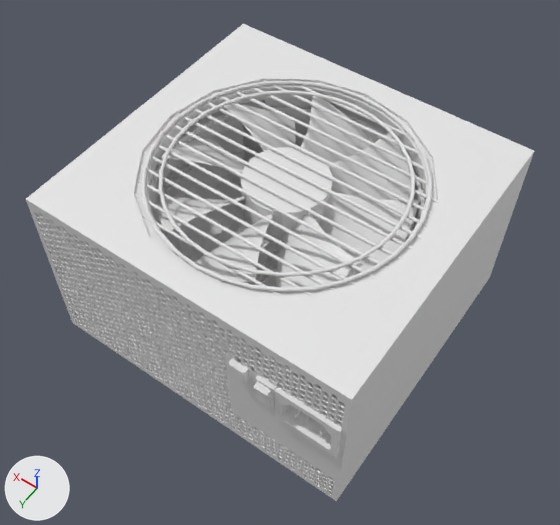
The FBX model Assets/3D Objects/PC/PC_PSU.fbx, before and after one commit.
The view is the same before and after, from a 50 mm camera at (-11.421, 15.648, 2.608) aimed at (-10.966, 15.011, 1.608). The lights are fixed; the arrows at lower left show +X, +Y and +Z. The first picture is the older version. Where no turn or scale is listed for an object, it has been applied to the vertices. Vertices at exactly the same position are counted once.

The first picture shows 'PSU_BaseCase'.
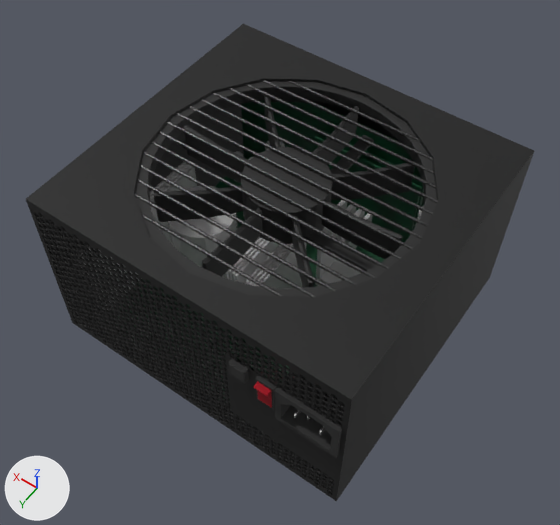
The newer file is also turned or shifted as a whole; pictures and numbers use the older file's frame.

What differs and where, as boxes [x1, y1, x2, y2] in the pictures (560 x 525 px):
part 1 of me_plane_104, rebuilt: before [328, 133, 414, 200]; after [331, 161, 416, 200]
part 2 of me_plane_104, rebuilt (74% narrower): before [276, 213, 363, 288]; after [292, 215, 314, 288]
part 3 of me_plane_104, rebuilt (9% taller): before [157, 196, 246, 230]; after [154, 185, 243, 222]
part 4 of me_plane_104, rebuilt (75% narrower, 19% taller): before [224, 104, 296, 151]; after [264, 92, 281, 148]
part 5 of me_plane_104, deleted: before [159, 90, 415, 277]
part 6 of me_plane_104, cut back: before [141, 80, 432, 292]; after [184, 106, 402, 277]
part 7 of me_plane_104, recoloured (white to black): [26, 24, 534, 501] in both
part 8 of me_plane_104, recoloured (white to black): [229, 359, 344, 457] in both
part 9 of me_plane_104, recoloured: before [101, 173, 335, 402]; after [101, 176, 385, 402]
part 10 of me_plane_104, recoloured: before [242, 121, 419, 241]; after [241, 100, 424, 242]
part 11 of me_plane_104, recoloured (white to red): [253, 381, 272, 408] in both
part 12 of me_plane_104, recoloured (darker): [134, 80, 438, 297] in both
part 13 of me_plane_104, recoloured: [135, 82, 437, 297] in both

Patch to the scene script:
```diff
--- a/Assets/3D Objects/PC/PC_PSU.fbx.py
+++ b/Assets/3D Objects/PC/PC_PSU.fbx.py
@@ mat_psu_fan_blade @@
+mat_psu_fan_blade = principled_material('PSU_FAN_Blade')
+mat_psu_fan_blade.base_color = (0.0186, 0.0186, 0.0186)  # black #252525
+mat_psu_fan_blade.metallic = 0.2
+mat_psu_fan_blade.roughness = 0.633
@@ mat_psu_pcb1_base @@
+mat_psu_pcb1_base = principled_material('PSU_PCB1_Base')
+mat_psu_pcb1_base.base_color = (0.0, 0.0496, 0.017)  # dark green #003f23
@@ mat_psu_powerswitch @@
+mat_psu_powerswitch = principled_material('PSU_PowerSwitch')
+mat_psu_powerswitch.base_color = (0.366, 0.0, 0.01)  # red #a30019
+mat_psu_powerswitch.metallic = 0.513
+mat_psu_powerswitch.roughness = 0.582
@@ mat_psu_pcb2_base @@
+mat_psu_pcb2_base = principled_material('PSU_PCB2_Base')
+mat_psu_pcb2_base.base_color = (0.0, 0.0496, 0.017)  # dark green #003f23
@@ mat_psu_slot_black @@
+mat_psu_slot_black = principled_material('PSU_Slot_Black')
+mat_psu_slot_black.base_color = (0.0247, 0.0247, 0.0247)  # black #2c2c2c
+mat_psu_slot_black.roughness = 1.0
@@ mat_psu_grid @@
+mat_psu_grid = principled_material('PSU_Grid')
+mat_psu_grid.base_color = (0.0102, 0.0102, 0.0102)  # black #1a1a1a
+mat_psu_grid.metallic = 0.231
+mat_psu_grid.roughness = 0.633
@@ mat_psu_bars @@
+mat_psu_bars = principled_material('PSU_Bars')
+mat_psu_bars.base_color = (0.0247, 0.0247, 0.0247)  # black #2c2c2c
+mat_psu_bars.metallic = 0.559
+mat_psu_bars.roughness = 0.387
@@ me_plane_104 @@
-me_plane_104.from_pydata(...)  # 25503 vertices, 33116 faces; spans x -0.277..0.277, y -0.259..0.276, z 0.0..0.323
+me_plane_104.from_pydata(...)  # 21663 vertices, 29272 faces; spans x -0.277..0.277, y -0.259..0.276, z 0.0..0.32
+# me_plane_104 part 1: the loose piece of 418 vertices spanning x -0.166..-0.031, y -0.18..-0.035, z 0.251..0.312 is rebuilt with 106 vertices and now spans x -0.141..-0.041, y -0.141..-0.041, z 0.25..0.314, in mat_psu_fan_blade (black #252525)
+# me_plane_104 part 2: the loose piece of 418 vertices spanning x -0.18..-0.035, y 0.031..0.166, z 0.251..0.312 is rebuilt with 106 vertices and now spans x -0.141..-0.041, y 0.041..0.141, z 0.25..0.314, in mat_psu_fan_blade (black #252525)
+# me_plane_104 part 3: the loose piece of 418 vertices spanning x 0.031..0.166, y 0.035..0.18, z 0.251..0.312 is rebuilt with 106 vertices and now spans x 0.041..0.141, y 0.041..0.141, z 0.25..0.314, in mat_psu_fan_blade (black #252525)
+# me_plane_104 part 4: the loose piece of 418 vertices spanning x 0.035..0.18, y -0.166..-0.031, z 0.251..0.312 is rebuilt with 106 vertices and now spans x 0.041..0.141, y -0.141..-0.041, z 0.25..0.314, in mat_psu_fan_blade (black #252525)
+# me_plane_104 part 5: the loose piece of 320 vertices spanning x -0.189..0.189, y -0.189..0.189, z 0.318..0.323 is deleted
+# me_plane_104 part 6: 2652 vertices removed from x -0.222..0.222, y -0.227..0.227, z 0.243..0.323; 420 vertices added at x -0.197..0.197, y -0.197..0.197, z 0.25..0.314
+# me_plane_104 part 7: 23879 faces spanning x -0.277..0.277, y -0.259..0.259, z 0.0..0.32 switch from no material to mat_psu_grid (black #1a1a1a)
+# me_plane_104 part 8: 65 faces spanning x -0.27..-0.093, y 0.213..0.268, z 0.158..0.237 switch from no material to mat_psu_slot_black (black #2c2c2c)
+# me_plane_104 part 9: 12 faces spanning x -0.275..0.266, y -0.25..0.234, z 0.015..0.239 switch from no material to mat_psu_pcb1_base (dark green #003f23)
+# me_plane_104 part 10: 18 faces spanning x -0.264..0.249, y -0.211..-0.175, z 0.024..0.267 switch from no material to mat_psu_pcb2_base (dark green #003f23)
+# me_plane_104 part 11: 10 faces spanning x -0.163..-0.14, y 0.256..0.276, z 0.185..0.233 switch from no material to mat_psu_powerswitch (red #a30019)
+# me_plane_104 part 12: 160 faces spanning x -0.271..0.271, y -0.184..0.185, z 0.312..0.318 switch from no material to mat_psu_bars (black #2c2c2c)
+# me_plane_104 part 13: 876 faces spanning x -0.222..0.222, y -0.227..0.227, z 0.241..0.316 switch from no material to mat_psu_fan_blade (black #252525)
+# other edits to the shape of me_plane_104 do not show in these pictures
+me_plane_104.materials.append(mat_psu_heatsinks)  # white #e7e7e7
+me_plane_104.materials.append(mat_pc_slot_black)  # black #2c2c2c
+me_plane_104.materials.append(mat_pc_mobo_pins)  # white #e7e7e7
```
